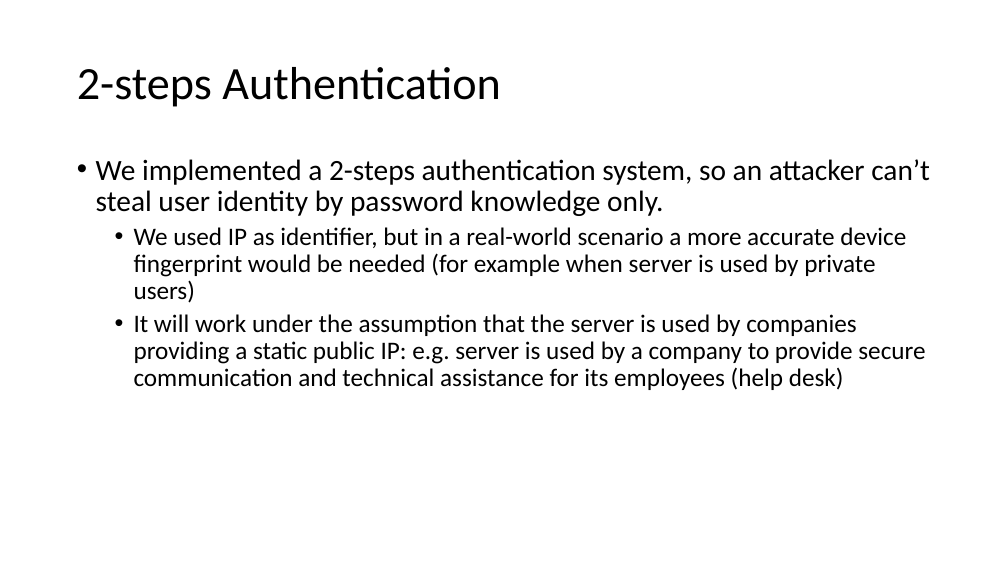
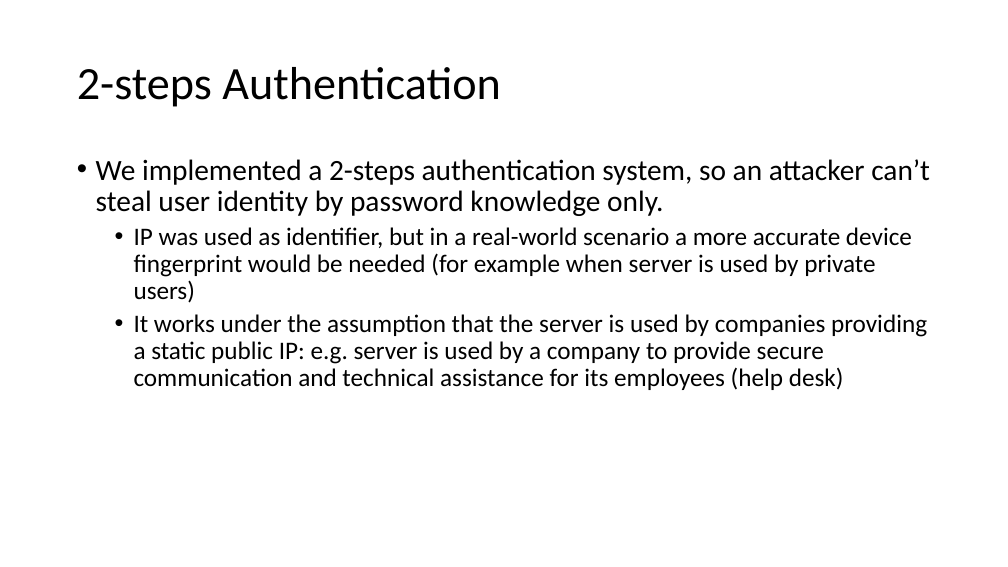
Before and after one commit to fparricelli/Encrypted-data-exchange-between-two-Arduino-boards-using-Symmetric-Encryption, a slide deck: slide 12 of Documentazione e cose così/Slide_concettuali_Luca.pptx. Drawn at 1008x567 pixels with LibreOffice and Linux fonts; fonts in the diff are those of the drawing. Boxes give left, top, right and bottom in pixels: in the first picture for what was removed or moved away, otherwise in the second. Text is boxed around its words. In the diff, an @@ line names an element or a change of style, - is before the commit and + after.

```diff
--- a/Documentazione e cose così/Slide_concettuali_Luca.pptx
+++ b/Documentazione e cose così/Slide_concettuali_Luca.pptx
@@ text at <box>134,227,927,390</box>: text changed @@
-  • We used IP as identifier, but in a real-world scenario a more accurate device fingerprint would be needed (for example when server is used by private users)
-  • It will work under the assumption that the server is used by companies providing a static public IP: e.g. server is used by a company to provide secure communication and technical assistance for its employees (help desk)
+  • IP was used as identifier, but in a real-world scenario a more accurate device fingerprint would be needed (for example when server is used by private users)
+  • It works under the assumption that the server is used by companies providing a static public IP: e.g. server is used by a company to provide secure communication and technical assistance for its employees (help desk)
```
Also in this commit, not shown: 10 other slides changed.
